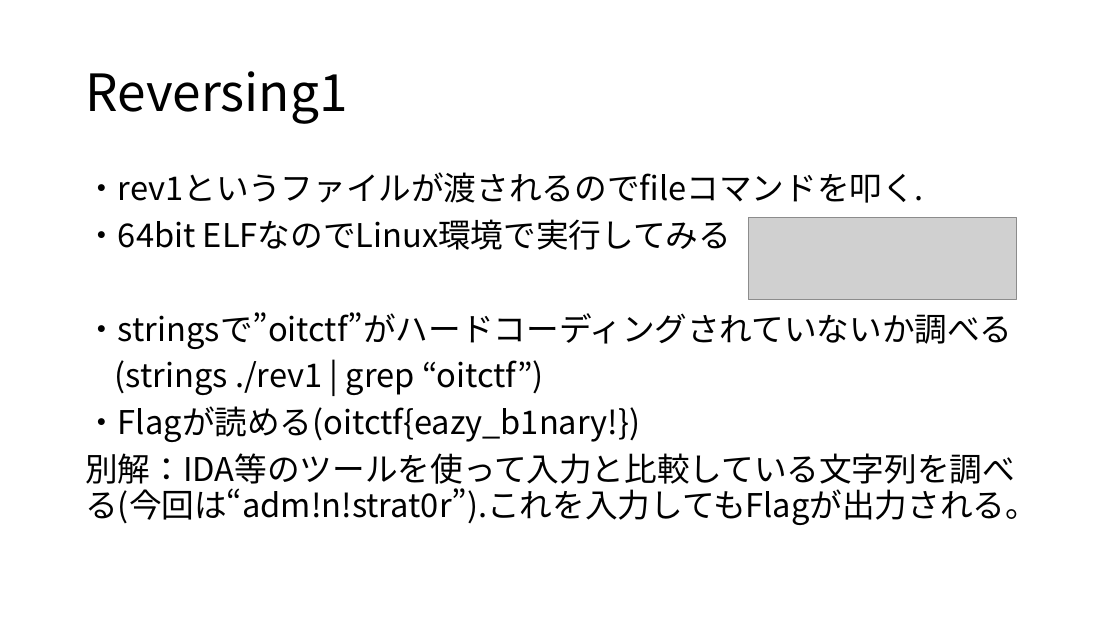
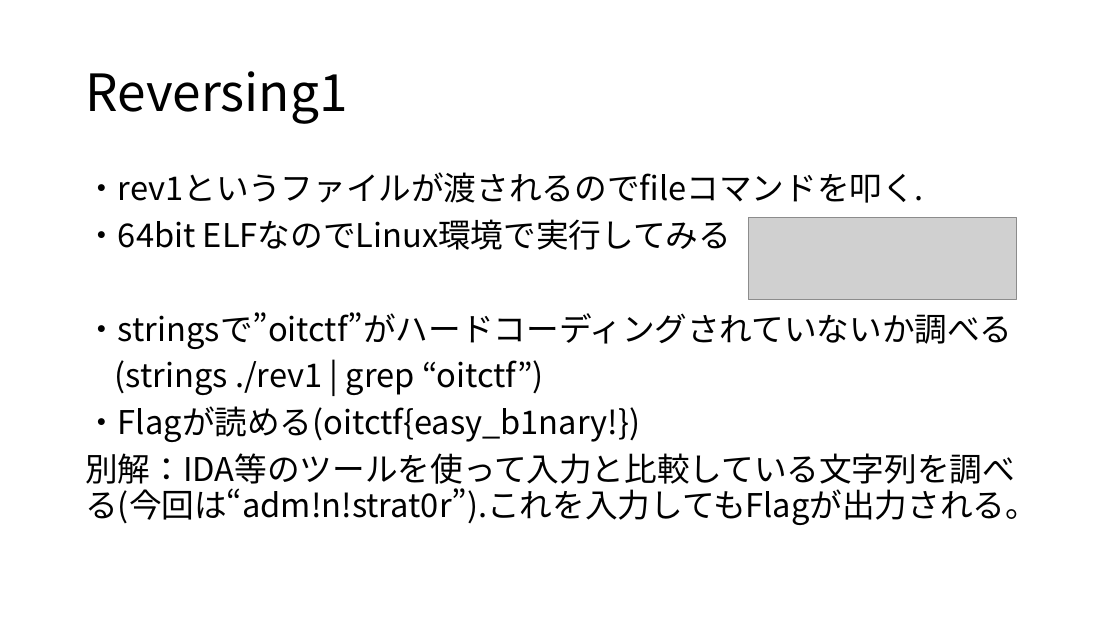
Before and after one commit to narupi/OITBeginnersCTF, a slide deck: slide 2 of Writeup.pptx. Drawn at 1120x630 pixels with LibreOffice and Linux fonts; fonts in the diff are those of the drawing; grey boxes stand for pictures. Boxes give left, top, right and bottom in pixels: in the first picture for what was removed or moved away, otherwise in the second. Text is boxed around its words. In the diff, an @@ line names an element or a change of style, - is before the commit and + after.

```diff
--- a/Writeup.pptx
+++ b/Writeup.pptx
@@ text at [85, 406, 640, 442]: text changed @@
-・Flagが読める(oitctf{eazy_b1nary!})
+・Flagが読める(oitctf{easy_b1nary!})
```
Also in this commit, not shown: 4 other files.
